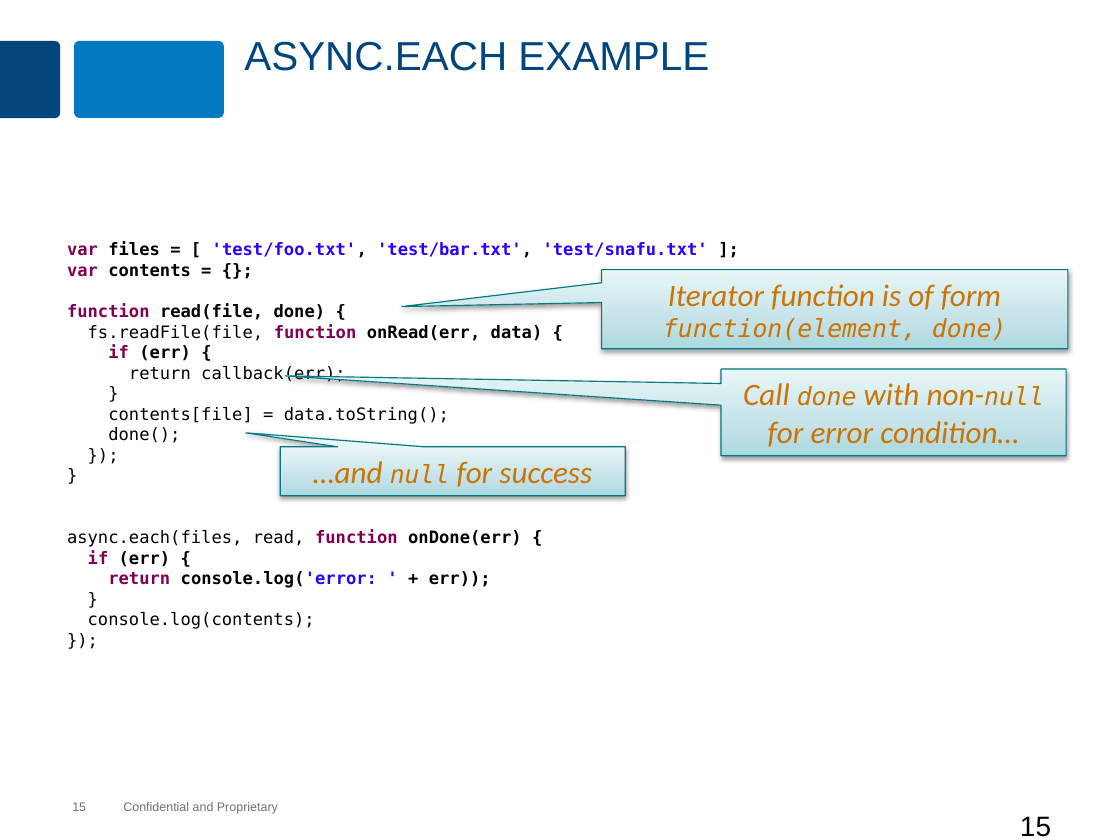
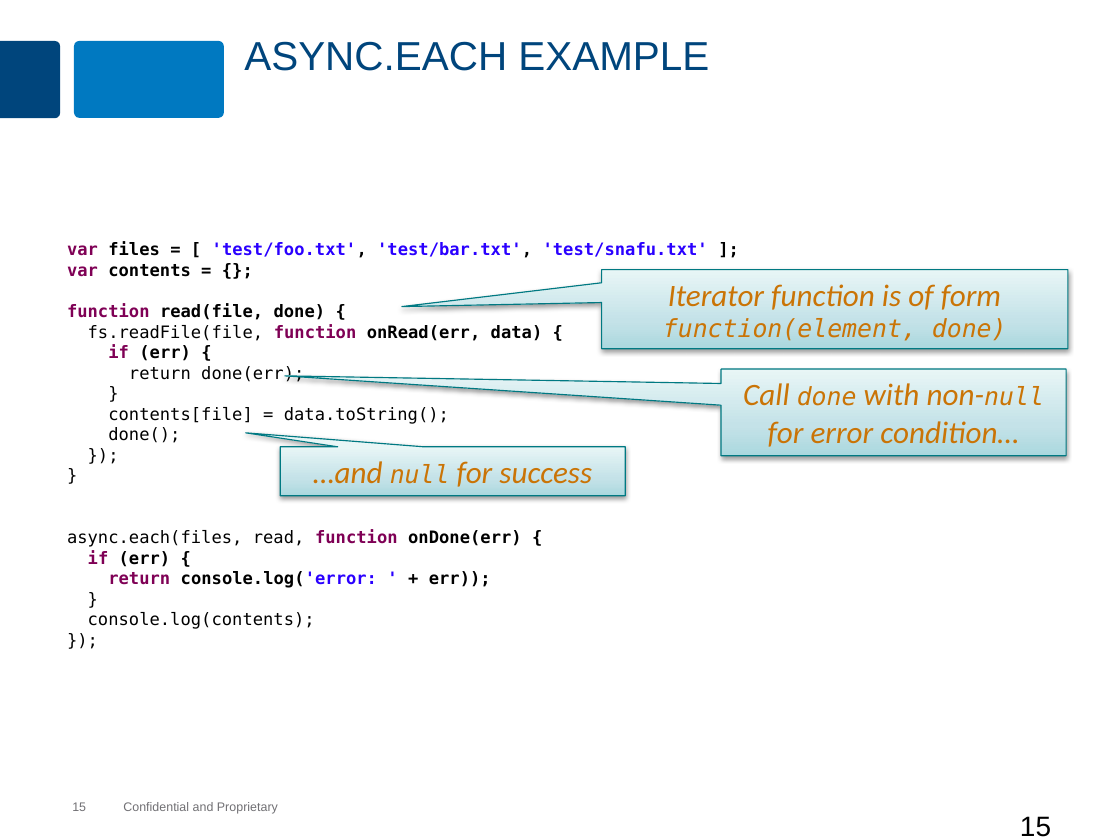
Before and after one commit to MaxMillington/nodePractice, a slide deck: slide 15 of node/lesson-65-async/async.pptx. Drawn at 1120x840 pixels with LibreOffice and Linux fonts; fonts in the diff are those of the drawing; background and template pictures are left out. Boxes give left, top, right and bottom in pixels: in the first picture for what was removed or moved away, otherwise in the second. Text is boxed around its words. In the diff, an @@ line names an element or a change of style, - is before the commit and + after.

```diff
--- a/node/lesson-65-async/async.pptx
+++ b/node/lesson-65-async/async.pptx
@@ text at (129,366,304,382): text changed @@
-return callback(err);
+return done(err);
```
Also in this commit, not shown: 1 other slide changed, 11 other files.
